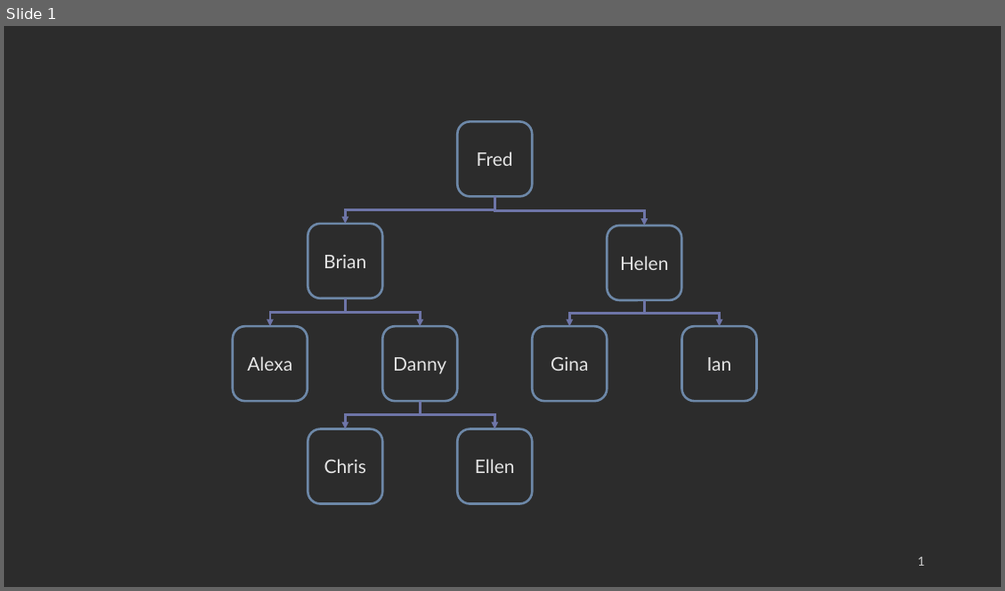
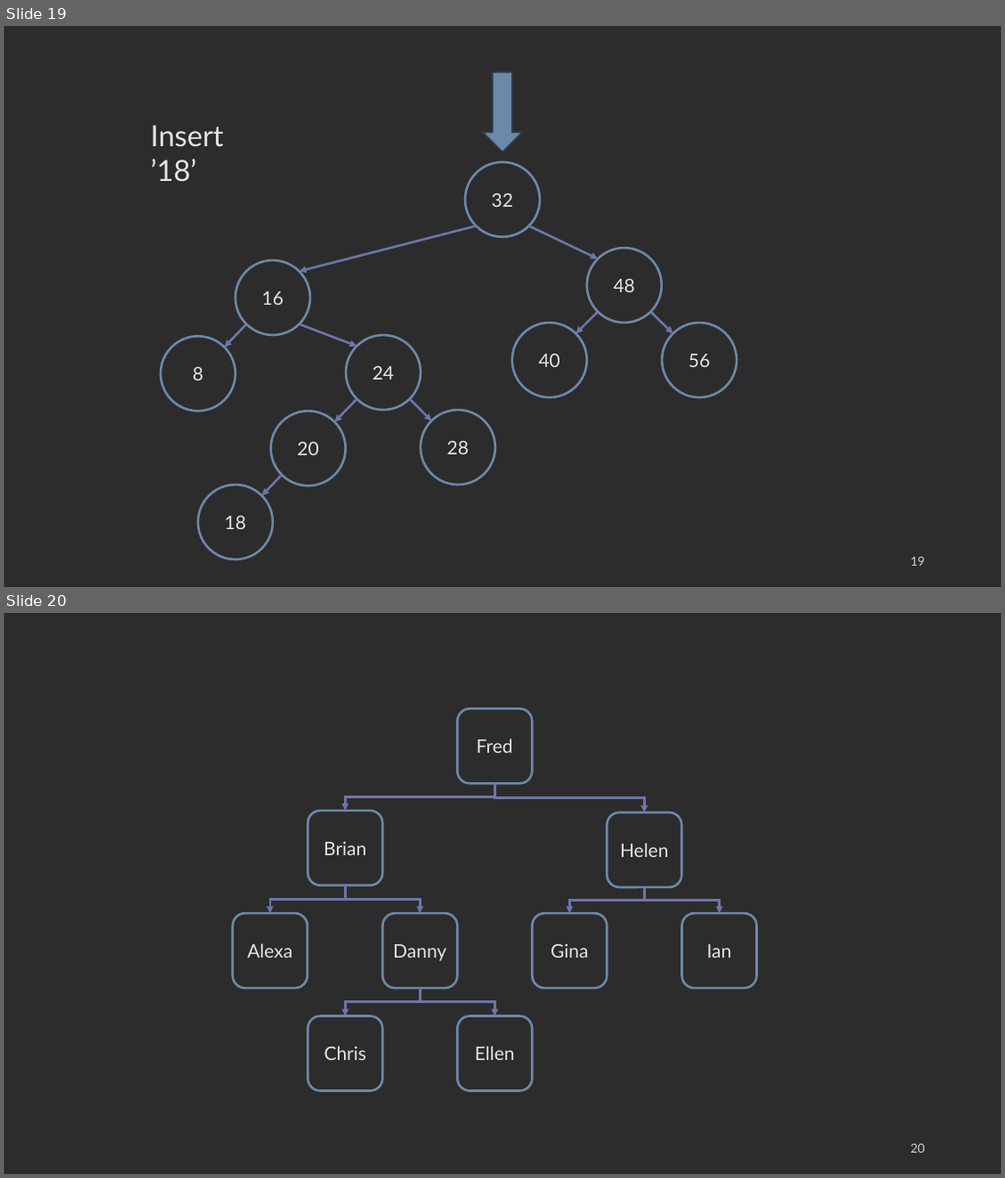
Before and after one commit to COP3530/edugator-content, a slide deck: trees/binary-search-trees/images-ppt.pptx. Shown one above the other, each under a label of ours: slide 1 before the commit, slides 19 and 20 after it. The pictures are 1005x591 and 1005x1178 pixels, drawn with LibreOffice and Linux fonts; fonts in the diff are those of the drawing. Boxes give left, top, right and bottom in pixels: in the first picture for what was removed or moved away, otherwise in the second. Text is boxed around its words. In the diff, an @@ line names an element or a change of style, - is before the commit and + after.

```diff
--- a/trees/binary-search-trees/images-ppt.pptx
+++ b/trees/binary-search-trees/images-ppt.pptx
@@ slide 19 added at box(4, 26, 1001, 587), background #2C2C2C @@
@@ down arrow added at box(483, 72, 522, 152), fill #6D88A8, outline #303C4A 1.5 pt @@
@@ text added at box(151, 125, 224, 182), 28 pt, text #E4E4E4 @@
+Insert ’18’
@@ ellipse added at box(465, 162, 540, 237), outline #6D88A8 2.25 pt, 18 pt, text #E4E4E4 @@
+32
@@ arrow added from (476, 225) to (299, 272), #6E75A8 2.25 pt @@
@@ arrow added from (529, 225) to (598, 258), #6E75A8 2.25 pt @@
@@ ellipse added at box(235, 260, 310, 335), outline #6D88A8 2.25 pt, 18 pt, text #E4E4E4 @@
+16
@@ ellipse added at box(587, 248, 662, 323), outline #6D88A8 2.25 pt, 18 pt, text #E4E4E4 @@
+48
@@ arrow added from (598, 312) to (576, 333), #6E75A8 2.25 pt @@
@@ arrow added from (651, 312) to (673, 333), #6E75A8 2.25 pt @@
@@ ellipse added at box(161, 337, 235, 411), outline #6D88A8 2.25 pt, 18 pt, text #E4E4E4 @@
+8
@@ arrow added from (246, 324) to (225, 346), #6E75A8 2.25 pt @@
@@ arrow added from (299, 324) to (357, 346), #6E75A8 2.25 pt @@
@@ ellipse added at box(346, 335, 421, 410), outline #6D88A8 2.25 pt, 18 pt, text #E4E4E4 @@
+24
@@ ellipse added at box(512, 323, 587, 398), outline #6D88A8 2.25 pt, 18 pt, text #E4E4E4 @@
+40
@@ ellipse added at box(662, 323, 736, 398), outline #6D88A8 2.25 pt, 18 pt, text #E4E4E4 @@
+56
@@ arrow added from (357, 399) to (334, 421), #6E75A8 2.25 pt @@
@@ arrow added from (410, 399) to (432, 421), #6E75A8 2.25 pt @@
@@ ellipse added at box(271, 411, 346, 486), outline #6D88A8 2.25 pt, 18 pt, text #E4E4E4 @@
+20
@@ ellipse added at box(421, 410, 495, 484), outline #6D88A8 2.25 pt, 18 pt, text #E4E4E4 @@
+28
@@ arrow added from (282, 475) to (262, 496), #6E75A8 2.25 pt @@
@@ ellipse added at box(198, 484, 273, 559), outline #6D88A8 2.25 pt, 18 pt, text #E4E4E4 @@
+18
@@ page number added at box(910, 556, 924, 565), 12 pt, text #D1D1D1 @@
+19
@@ what was slide 1 is now slide 20 @@
@@ page number at box(910, 1143, 924, 1152): text changed @@
-1
+20
```
Also in this commit, not shown: 18 other slides added, 1 slide removed, 8 other files.
